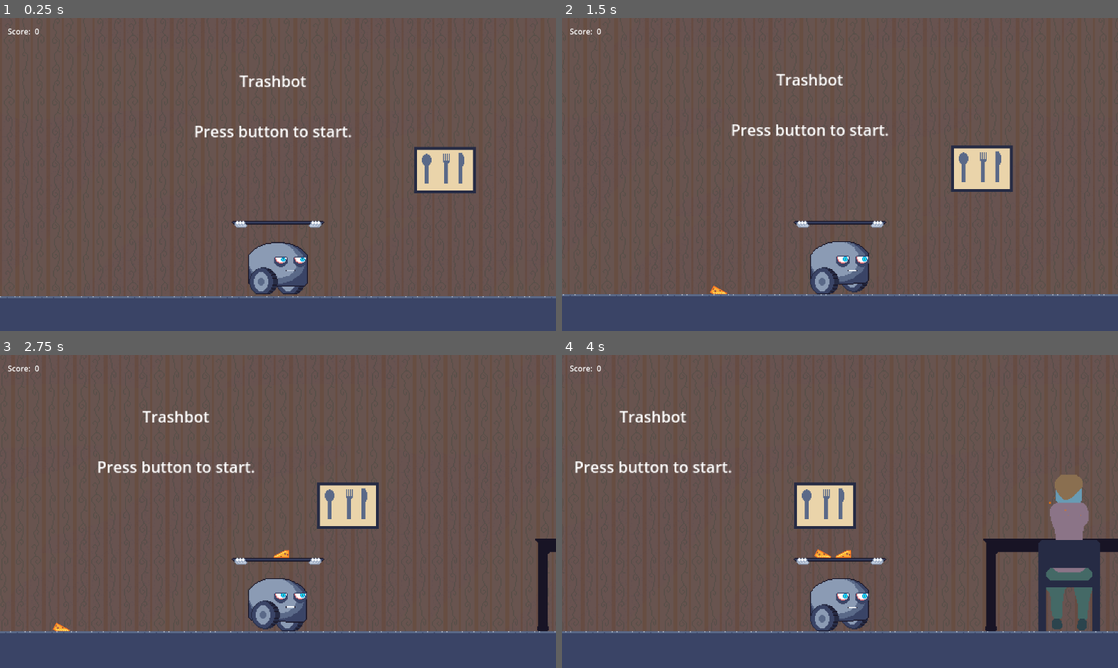
Above: before the commit, frames 1-4 (two rows, left to right).
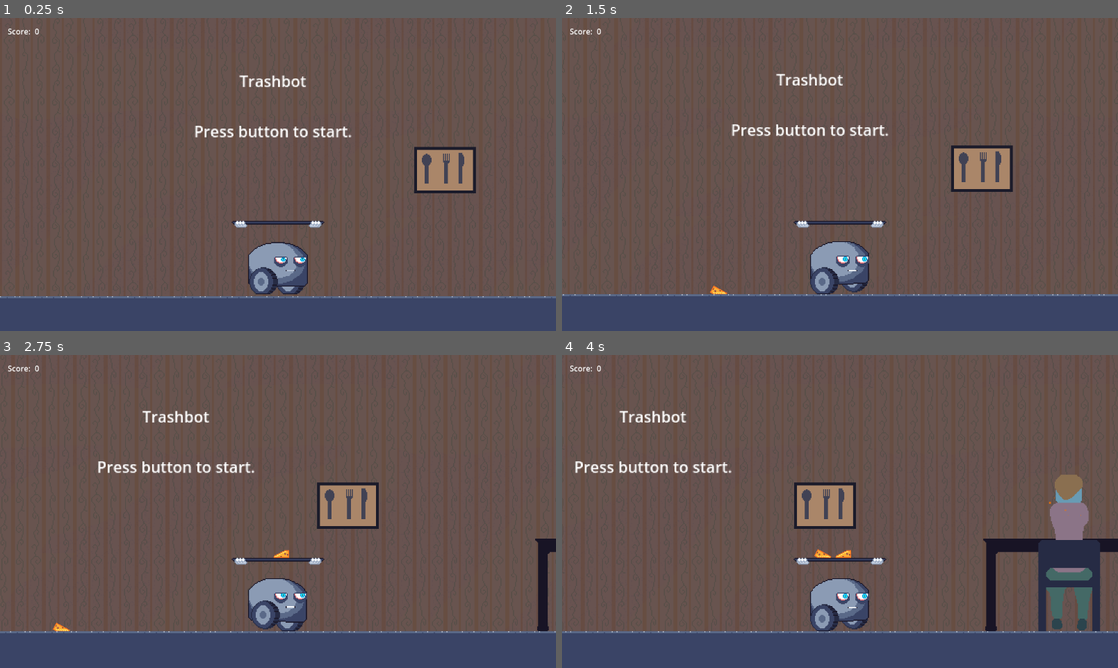
Above: after the commit, the same moments.

Repository: qntnt/alt_ctrl_jam
Game: Godot game, scene res://game_scene.tscn
Same seed, same stepped clock (60 frames per second), same inputs: the game is played once before the commit and once after it. Sound files missing from this copy of the repository are replaced by a short silence.
Inputs (mouse positions are in pixels of both pictures, inside the frame that each line leads up to):
- Up to frame 1 (0.25 s): no input
- Up to frame 2 (1.5 s): tap Enter at 0.5 s; move the mouse to (962, 158) at 0.52 s; hold Space (big_button) 0.53-1.25 s; click (962, 158) at 0.67 s; drag from (728, 190) to (812, 237) at 1.27 s
- Up to frame 3 (2.75 s): move the mouse to (333, 442) at 2.02 s; hold Space (big_button) from 2.03 s (still down); click (333, 442) at 2.17 s
- Up to frame 4 (4 s): release Space (big_button) at 2.75 s; drag from (812, 574) to (673, 464) at 2.77 s; move the mouse to (1006, 558) at 3.52 s; hold Space (big_button) from 3.53 s (still down); click (1006, 558) at 3.67 s

The runs differ from the first frame. In frame 1, 1.6% of the frame differs, in the area x 74-86%, y 41-56%; in frame 2, 1.6%; in frame 3, 1.6%; in frame 4, 1.6%, in the area x 41-53%, y 40-56%.

Commit message:
Remove broken audio code

Diff:
--- a/audio_manager.gd
+++ b/audio_manager.gd
@@ -2,7 +2,7 @@
 extends Node2D
 
 @onready var music_player := $MusicPlayer as AudioStreamPlayer
-@onready var tap_player := $TapPlayer as AudioStreamPlayer2D
+@onready var tap_player := $TapPlayer as AudioStreamPlayer
 
 @onready var _master_bus_id := AudioServer.get_bus_index("Master")
 @onready var _music_bus_id := AudioServer.get_bus_index("Music")
@@ -12,14 +12,14 @@
 @onready var _music_reverb := AudioServer.get_bus_effect(_music_bus_id, 1) as AudioEffectReverb
 @onready var _music_pitch_shift := AudioServer.get_bus_effect(_music_bus_id, 2) as AudioEffectPitchShift
 
-var _should_play_tap := false
-
-func _process(delta: float) -> void:
-	if _should_play_tap == true:
-		tap_player.play()
+var tap_playing := false
 
 func play_tap() -> void:
-	_should_play_tap = true
+	if !tap_playing && !tap_player.playing:
+		tap_player.play()
+		tap_playing = true
+		await get_tree().create_timer(0.2)
+		tap_playing = false
 
 func update_from_robot(robot: Robot, delta: float) -> void:
 	music_player.pitch_scale = clampf(
--- a/game_scene.tscn
+++ b/game_scene.tscn
@@ -1,10 +1,11 @@
-[gd_scene load_steps=15 format=3 uid="uid://d2ty70dw7r0c3"]
+[gd_scene load_steps=16 format=3 uid="uid://d2ty70dw7r0c3"]
 
 [ext_resource type="PackedScene" uid="uid://cxwycg2mqpk4x" path="res://nodes/robot/robot.tscn" id="1_bimp3"]
 [ext_resource type="Script" path="res://game_scene.gd" id="1_r4g1l"]
 [ext_resource type="Texture2D" uid="uid://dxrg8yainjyof" path="res://sprites/background/background.png" id="2_oft3s"]
 [ext_resource type="Texture2D" uid="uid://xwc7rtyathv5" path="res://sprites/portraits/portrait1.png" id="3_nng02"]
 [ext_resource type="Texture2D" uid="uid://cqo2kixe012js" path="res://sprites/portraits/ori1.png" id="4_rjrj2"]
+[ext_resource type="Texture2D" uid="uid://dq7kme22jt5pl" path="res://sprites/portraits/jay.png" id="5_l5k0j"]
 [ext_resource type="Script" path="res://audio_manager.gd" id="6_sf2ak"]
 [ext_resource type="Texture2D" uid="uid://dha252vifu5g2" path="res://sprites/floor/floor.png" id="7_cc41g"]
 [ext_resource type="AudioStream" uid="uid://of18vwprr3eh" path="res://music/Labatro_shortened.wav" id="7_oabth"]
@@ -16,8 +17,8 @@
 [sub_resource type="WorldBoundaryShape2D" id="WorldBoundaryShape2D_kqn6a"]
 
 [sub_resource type="AudioStreamRandomizer" id="AudioStreamRandomizer_h3qb7"]
-random_pitch = 1.2
-random_volume_offset_db = 1.2
+random_pitch = 1.1
+random_volume_offset_db = 1.15
 streams_count = 4
 stream_0/stream = ExtResource("8_7122c")
 stream_1/stream = ExtResource("9_vjmk3")
@@ -43,15 +44,21 @@
 [node name="ParallaxPortraits" type="Parallax2D" parent="."]
 z_index = -999
 scroll_scale = Vector2(0.75, 0.75)
-repeat_size = Vector2(3200, 0)
+repeat_size = Vector2(4800, 0)
 
 [node name="Sprite2D" type="Sprite2D" parent="ParallaxPortraits"]
+modulate = Color(0.72549, 0.631373, 0.619608, 1)
 position = Vector2(317, -18)
 texture = ExtResource("3_nng02")
 
 [node name="Sprite2D2" type="Sprite2D" parent="ParallaxPortraits"]
+modulate = Color(0.72633, 0.631834, 0.618038, 1)
 position = Vector2(1911, -18)
 texture = ExtResource("4_rjrj2")
+
+[node name="Sprite2D3" type="Sprite2D" parent="ParallaxPortraits"]
+position = Vector2(3508, -40)
+texture = ExtResource("5_l5k0j")
 
 [node name="Title" type="Parallax2D" parent="."]
 z_index = -999
@@ -135,11 +142,11 @@
 stream = ExtResource("7_oabth")
 volume_db = -12.0
 pitch_scale = 0.01
+autoplay = true
 bus = &"Music"
 
 [node name="TapPlayer" type="AudioStreamPlayer" parent="AudioManager"]
 stream = SubResource("AudioStreamRandomizer_h3qb7")
-max_polyphony = 5
 bus = &"SFX"
 
 [connection signal="child_entered_tree" from="." to="." method="_on_child_entered_tree"]
--- a/nodes/bucket/bucket.gd
+++ b/nodes/bucket/bucket.gd
@@ -1,3 +1,4 @@
+class_name Bucket
 extends StaticBody2D
 
 signal item_catch(item: Node2D)
--- a/utils/item_db.gd
+++ b/utils/item_db.gd
@@ -11,6 +11,7 @@
 var audio_manager: AudioManager:
 	get(): return NodeLocator.get_audio_manager()
 
+
 func instantiate_item(id: String) -> RigidBody2D:
 	var item = get_item_scene(id).instantiate() as RigidBody2D
 	item.continuous_cd = RigidBody2D.CCD_MODE_CAST_RAY
@@ -21,7 +22,6 @@
 	item.set_collision_layer_value(3, true)
 	for i in range(1, 32):
 		item.set_collision_mask_value(i, true)
-	item.body_entered.connect(audio_manager.play_tap)
 	return item
 
 func instantiate_random_item() -> RigidBody2D:
Binary file changed: sprites/portraits/jay-sheet.png
Binary file changed: sprites/portraits/jay.png
